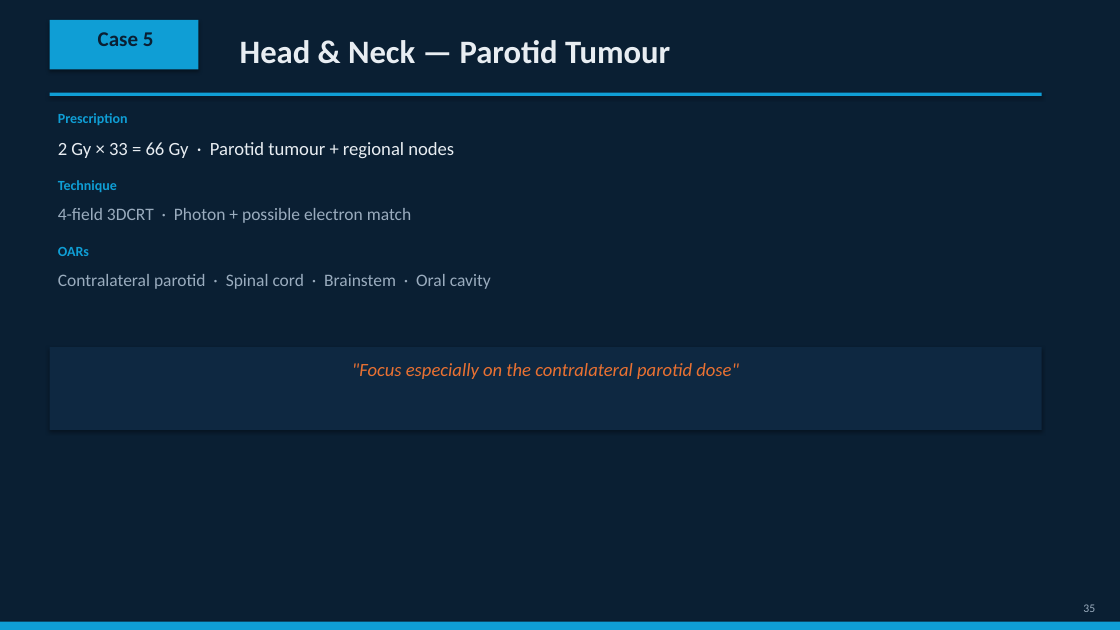
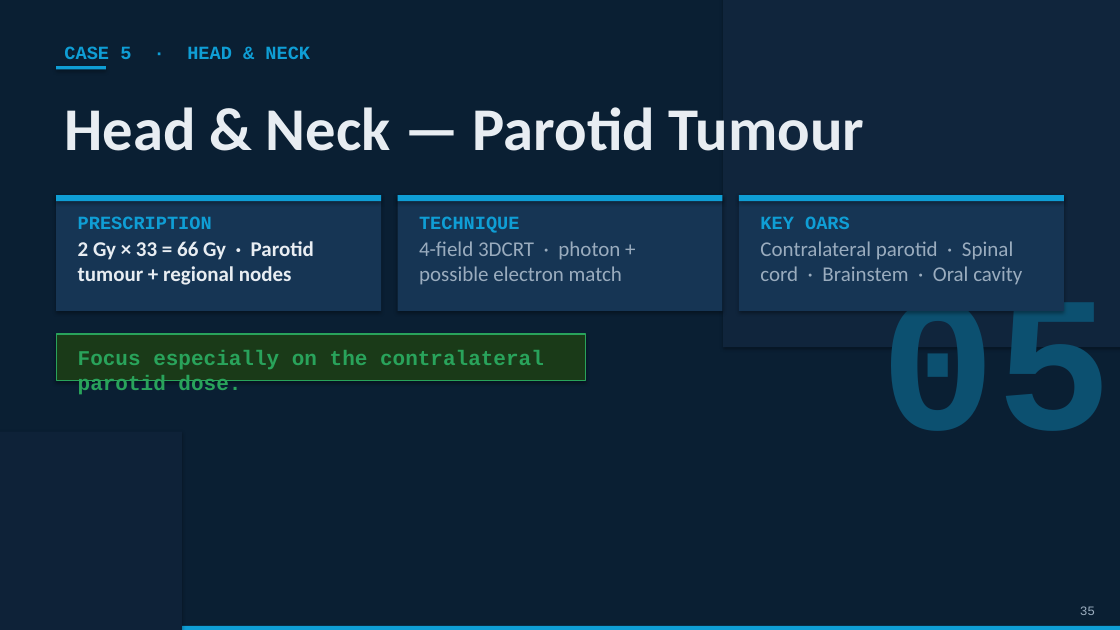
Before and after one commit to Tamerone/3DCRT-Evaluation-Workshop, a slide deck: slide 35 of 3DCRT_Workshop_Deck_v2.pptx. Drawn at 1120x630 pixels with LibreOffice and Linux fonts; fonts in the diff are those of the drawing. Boxes give left, top, right and bottom in pixels: in the first picture for what was removed or moved away, otherwise in the second. Text is boxed around its words. In the diff, an @@ line names an element or a change of style, - is before the commit and + after.

```diff
--- a/3DCRT_Workshop_Deck_v2.pptx
+++ b/3DCRT_Workshop_Deck_v2.pptx
@@ rectangle added at (723,0,1120,348), fill #10253C @@
@@ text at (64,46,310,59): text changed; size 28 to 16 pt; font Calibri to Courier New; text colour #E8EDF2 to #0F9ED5 @@
-Head & Neck — Parotid Tumour
+CASE 5 · HEAD & NECK
@@ text removed at (98,32,154,46) @@
-Case 5
@@ rectangle: place and size @@
-rectangle at (50,20,198,70)
+rectangle at (56,66,106,70)
@@ rectangle removed at (50,92,1042,96) @@
@@ text at (64,107,864,151): text changed; size 16 to 52 pt; bold on @@
-2 Gy × 33 = 66 Gy · Parotid tumour + regional nodes
+Head & Neck — Parotid Tumour
@@ rectangle added at (56,195,381,311), fill #163554 @@
@@ rectangle added at (56,195,381,201), fill #0F9ED5 @@
@@ rectangle: place and size @@
-rectangle at (50,347,1042,429)
+rectangle at (397,195,723,311)
@@ rectangle at (397,195,723,311): fill #0E2841 to #163554 @@
@@ rectangle added at (397,195,723,201), fill #0F9ED5 @@
@@ rectangle added at (739,195,1065,311), fill #163554 @@
@@ rectangle added at (739,195,1065,201), fill #0F9ED5 @@
@@ text at (78,216,212,229): text changed; size 12 to 16 pt; font Calibri to Courier New @@
-Prescription
+PRESCRIPTION
@@ text at (419,216,519,233): text changed; size 12 to 16 pt; font Calibri to Courier New @@
-Technique
+TECHNIQUE
@@ text "Contralateral parotid · Spinal cord ...": place and size @@
-text "Contralateral parotid · Spinal cord ..." at (58,274,491,289)
+text "Contralateral parotid · Spinal cord ..." at (760,241,1022,285)
@@ text "Contralateral parotid · Spinal cord ..." at (760,241,1022,285): size 15 to 18 pt @@
@@ text at (760,216,850,229): text changed; size 12 to 16 pt; font Calibri to Courier New @@
-OARs
+KEY OARS
@@ text added at (78,241,314,285), 18 pt, text #E8EDF2, bold @@
+2 Gy × 33 = 66 Gy · Parotid tumour + regional nodes
@@ text at (419,241,622,285): text changed; size 15 to 18 pt @@
-4-field 3DCRT · Photon + possible electron match
+4-field 3DCRT · photon + possible electron match
@@ text added at (881,302,1112,431), 165 pt, text #0C5070, bold @@
+05
@@ rectangle added at (56,334,586,381), fill #1A3A18, outline #29A35B 1 pt @@
@@ text at (78,350,544,394): text changed; size 16 to 18 pt; font Calibri to Courier New; text colour #E97132 to #29A35B; bold on; italic off @@
-"Focus especially on the contralateral parotid dose"
+Focus especially on the contralateral parotid dose.
@@ rectangle added at (0,432,182,630), fill #0E2238 @@
@@ text "35" at (1080,606,1095,615): size 10 to 11 pt, font Calibri to Courier New @@
@@ rectangle: place and size @@
-rectangle at (0,622,1120,630)
+rectangle at (0,626,1120,630)
```
Also in this commit, not shown: 32 other slides changed, 6 slides added, 6 slides removed, 1 other file.
